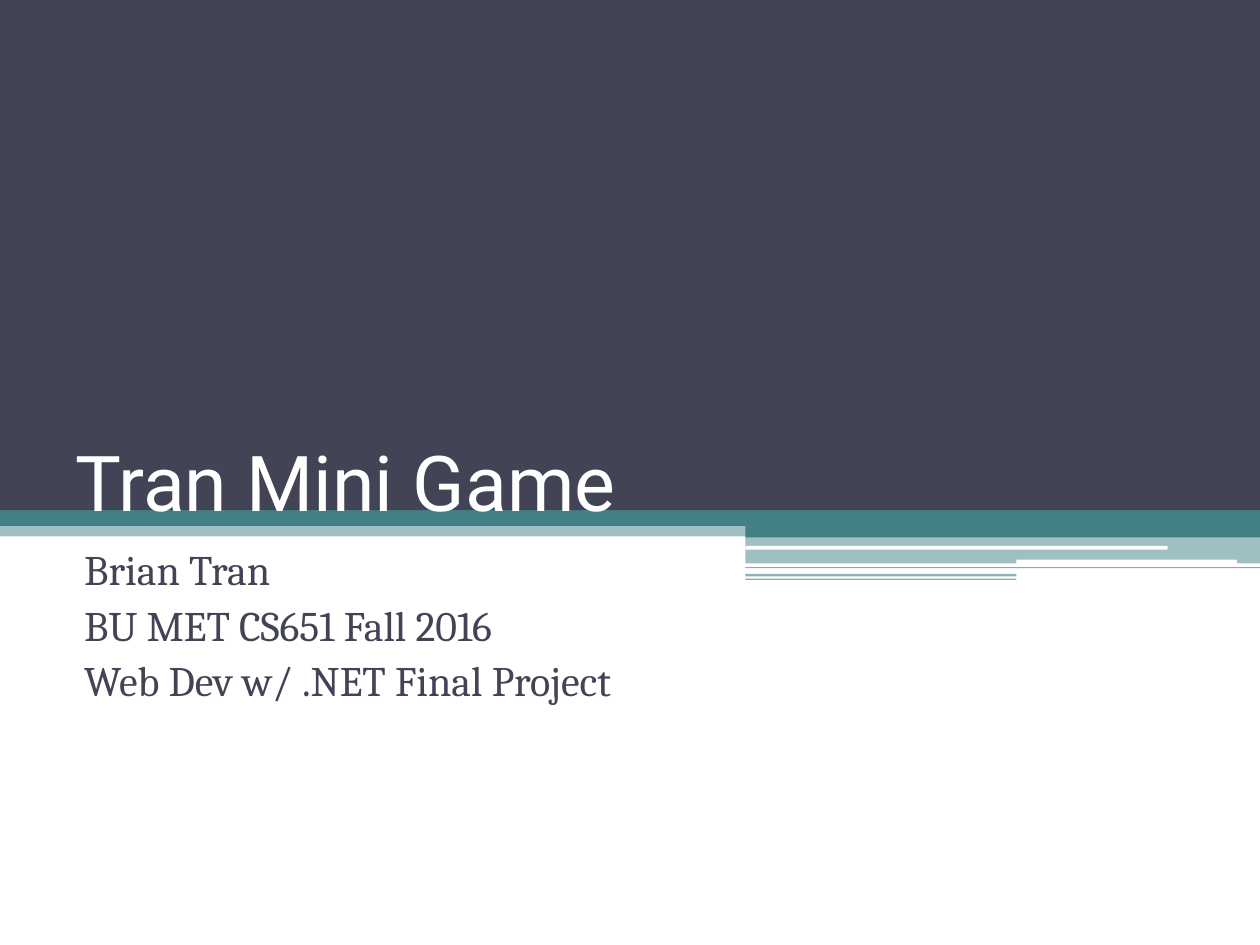
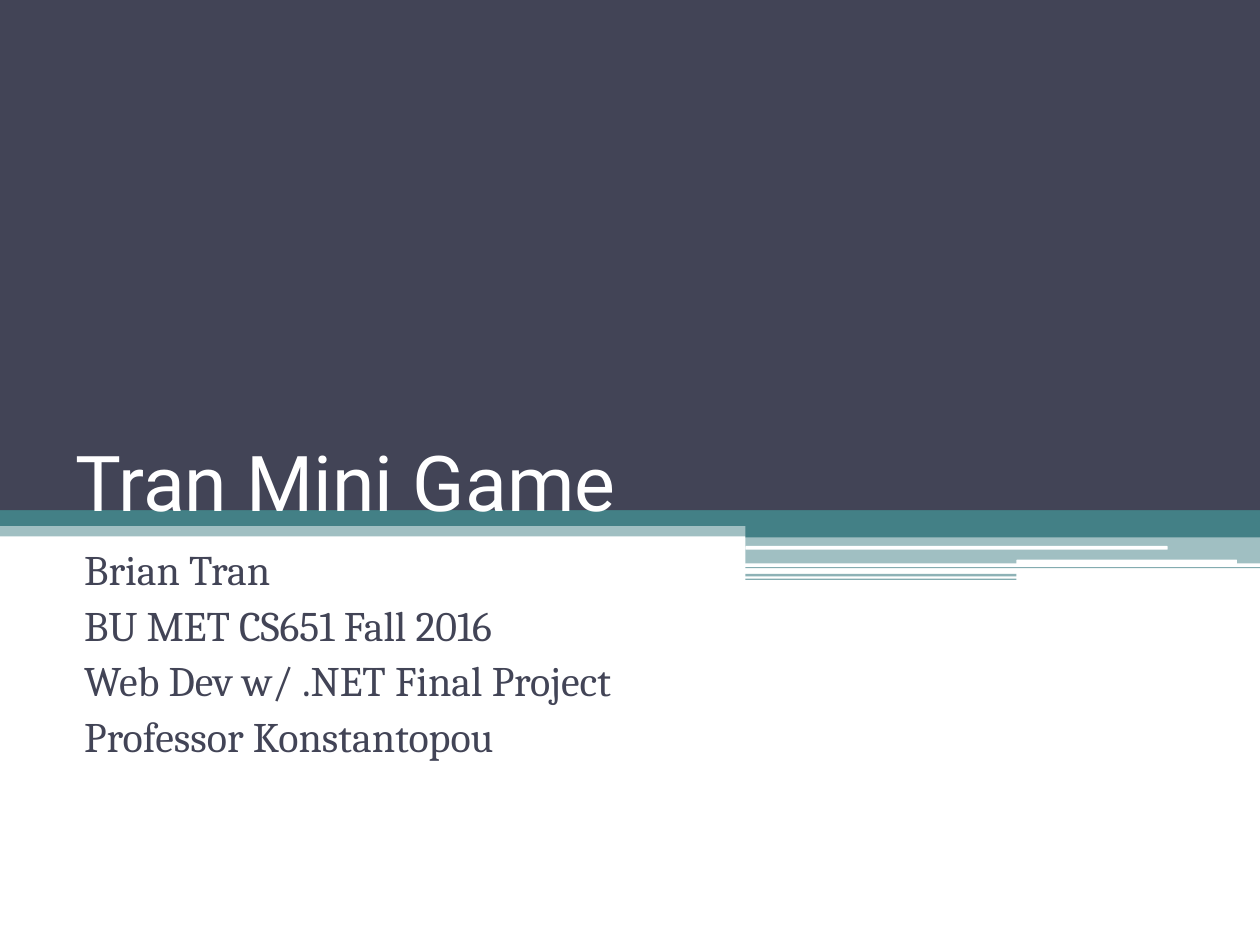
Before and after one commit to SnoBoarder/CS651-Websites, a slide deck: slide 1 of FinalProject/TranMini/TranBrian-Presentation.pptx. Drawn at 1260x945 pixels with LibreOffice and Linux fonts; fonts in the diff are those of the drawing. Boxes give left, top, right and bottom in pixels: in the first picture for what was removed or moved away, otherwise in the second. Text is boxed around its words. In the diff, an @@ line names an element or a change of style, - is before the commit and + after.

```diff
--- a/FinalProject/TranMini/TranBrian-Presentation.pptx
+++ b/FinalProject/TranMini/TranBrian-Presentation.pptx
@@ subtitle at (84, 722, 494, 761): paragraph added @@
+Professor Konstantopou
```
Also in this commit, not shown: 1 other slide changed, 1 slide added, 1 other file.
